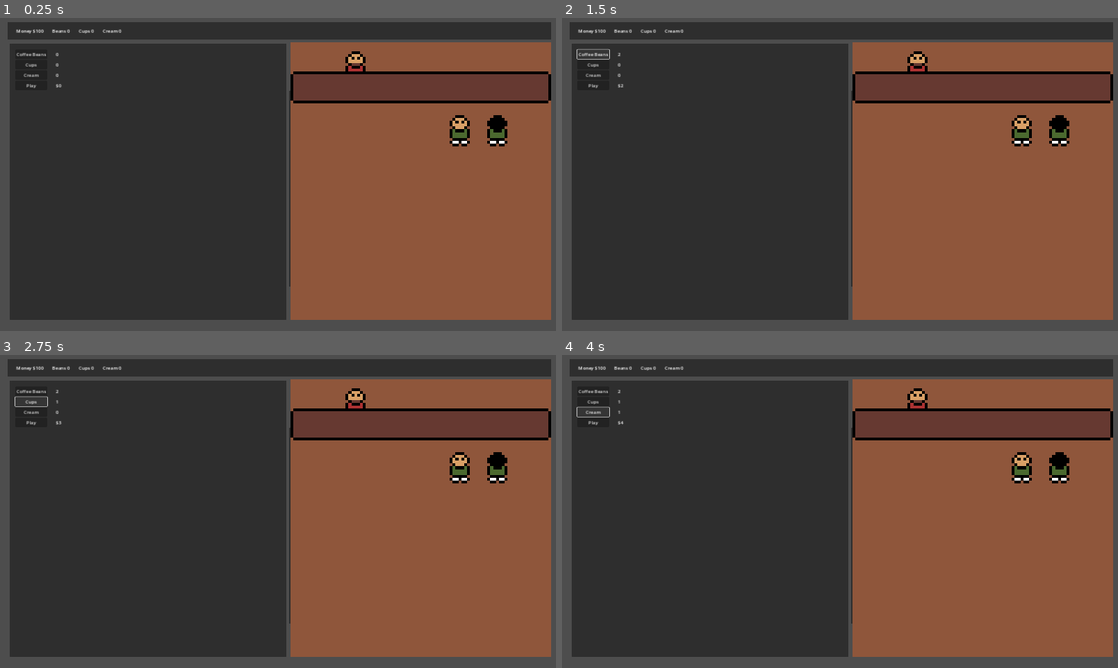
Above: before the commit, frames 1-4 (two rows, left to right).
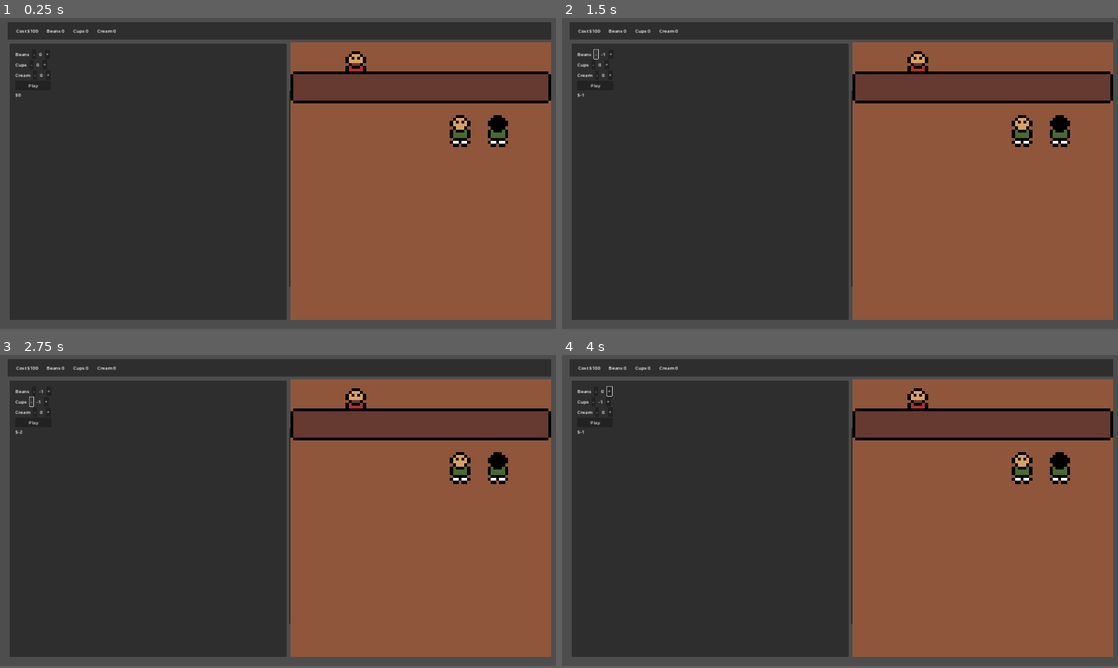
Above: after the commit, the same moments.

Repository: lbelchr/arpeggio
Game: Godot game, scene res://scenes/game/game.tscn
Two runs of this game, one before a commit and one after it. Both use one fixed random seed, a clock stepped at 60 frames per second and the inputs below.
Inputs (mouse positions are in pixels of both pictures, inside the frame that each line leads up to):
- Up to frame 1 (0.25 s): no input
- Up to frame 2 (1.5 s): click (595, 55) at 0.5 s, where only the run before the commit has a clickable "Coffee Beans"; click (595, 55) at 1.25 s, where only the run after the commit has a clickable "-"
- Up to frame 3 (2.75 s): click (33, 401) at 2 s, where only the run before the commit has a clickable "Cups"
- Up to frame 4 (4 s): click (612, 392) at 2.75 s, where only the run after the commit has a clickable "+"; click (595, 411) at 3.5 s, where only the run before the commit has a clickable "Cream"
In our replay, the window is 800x453 before the commit and 800x450 after it. These sizes can differ from the game's own. Grey fills any space a smaller window leaves; there, only what the larger window draws over its background counts as a difference.

The runs differ from the first frame. In frame 1, 0.4% of the frame differs, in the area x 2-92%, y 3-42%; in frame 2, 0.4%; in frame 3, 0.4%; in frame 4, 0.4%.

Commit message:
refactored menu and resources

Diff:
--- a/project.godot
+++ b/project.godot
@@ -18,7 +18,7 @@
 [display]
 
 window/size/viewport_width=1920
-window/size/viewport_height=1088
+window/size/viewport_height=1080
 window/stretch/mode="canvas_items"
 window/stretch/aspect="expand"
 
--- a/scenes/cafe/cafe.gd
+++ b/scenes/cafe/cafe.gd
@@ -10,7 +10,7 @@
 var customer_scene: PackedScene = preload("res://scenes/cafe/customer/customer.tscn")
 
 func _ready():
-	day_stats = Resources.new(0, 0, 0, 0)
+	day_stats = Resources.new(Resources.RESOURCE_TYPE.EMPTY)
 
 func _simulate_day():
 	print("Starting Day")
@@ -33,14 +33,13 @@
 	add_child(customer)
 
 
-func _receive_order(order_type):
-	var order: Resources = Resources.new(4, 1, 1, 1 if order_type == 1 else 0)
+func _receive_order(order: Drink):
 	## send to game
 	process_order.emit(order)
 	_track_order(order)
 
 
-func _track_order(order: Resources):
+func _track_order(order: Drink):
 	day_stats.cost += order.cost
 	day_stats.beans += order.beans
 	day_stats.cups += order.cups
--- a/scenes/cafe/customer/customer.gd
+++ b/scenes/cafe/customer/customer.gd
@@ -17,7 +17,7 @@
 	_randomize_order()
 
 # Called every frame. 'delta' is the elapsed time since the previous frame.
-func _process(delta):
+func _process(_delta):
 	if moving:
 		velocity.y = direction * speed
 		move_and_slide()
@@ -27,7 +27,7 @@
 
 func _order():
 	moving = false
-	order.emit(order_type)
+	order.emit(Drink.new(order_type))
 	$Timer.start()
 
 
--- a/scenes/game/game.gd
+++ b/scenes/game/game.gd
@@ -2,23 +2,27 @@
 
 signal start_day
 
-var resources = {"money": 100, "beans": 0, "cups": 0, "cream": 0}
+var resources = Resources.new(Resources.RESOURCE_TYPE.EMPTY)
+
+func _ready():
+	resources.cost = 100
 
 func _start_day(supplies: Resources):
 	# calculate supplies
-	resources.money -= supplies.cost
+	resources.cost -= supplies.cost
 	resources.beans += supplies.beans
 	resources.cups += supplies.cups
 	resources.cream += supplies.cream
 	start_day.emit()
 
 
-func _on_menus_play(supplies: Resources):
+func _on_menu_play(supplies: Resources):
+	print("start day")
 	_start_day(supplies)
 
 
-func _on_cafe_process_order(order: Resources):
-	resources.money += order.cost
+func _on_cafe_process_order(order: Drink):
+	resources.cost += order.cost
 	resources.beans -= order.beans
 	resources.cups -= order.cups
 	resources.cream -= order.cream
--- a/scenes/game/game.tscn
+++ b/scenes/game/game.tscn
@@ -1,11 +1,9 @@
-[gd_scene load_steps=9 format=3 uid="uid://bui6bib03bnhi"]
+[gd_scene load_steps=7 format=3 uid="uid://bui6bib03bnhi"]
 
 [ext_resource type="Script" path="res://scenes/game/game.gd" id="1_73b66"]
-[ext_resource type="PackedScene" uid="uid://cl3ude3d7x85d" path="res://scenes/ui/top_bar/resource_container/resource_container.tscn" id="2_ornm2"]
+[ext_resource type="PackedScene" uid="uid://cl3ude3d7x85d" path="res://scenes/ui/top_bar/resource_container.tscn" id="2_ornm2"]
 [ext_resource type="Script" path="res://scenes/ui/menu/menus.gd" id="3_mruq8"]
-[ext_resource type="Script" path="res://scenes/ui/menu/supplies/coffee_amount.gd" id="4_ag2f7"]
-[ext_resource type="Script" path="res://scenes/ui/menu/supplies/cups_amount.gd" id="5_raxyr"]
-[ext_resource type="Script" path="res://scenes/ui/menu/supplies/cream_amount.gd" id="6_5pgsx"]
+[ext_resource type="PackedScene" uid="uid://pfaq2ip4n74v" path="res://scenes/ui/menu/item_counter.tscn" id="4_5w1by"]
 [ext_resource type="Script" path="res://scenes/ui/menu/supplies/cost.gd" id="7_4n43s"]
 [ext_resource type="PackedScene" uid="uid://crdh1n80266xm" path="res://scenes/cafe/cafe.tscn" id="8_kab80"]
 
@@ -28,82 +26,64 @@
 layout_mode = 2
 theme_override_constants/separation = 30
 
-[node name="MoneyContainer" parent="CanvasLayer/TopBar/MarginContainer/HBoxContainer" node_paths=PackedStringArray("game_manager") instance=ExtResource("2_ornm2")]
+[node name="MoneyContainer" parent="CanvasLayer/TopBar/MarginContainer/HBoxContainer" node_paths=PackedStringArray("source") instance=ExtResource("2_ornm2")]
 layout_mode = 2
-game_manager = NodePath("../../../../..")
-resource_type = "money"
+source = NodePath("../../../../..")
 prefix = "$"
-label_text = "Money"
 
-[node name="BeansContainer" parent="CanvasLayer/TopBar/MarginContainer/HBoxContainer" node_paths=PackedStringArray("game_manager") instance=ExtResource("2_ornm2")]
+[node name="BeansContainer" parent="CanvasLayer/TopBar/MarginContainer/HBoxContainer" node_paths=PackedStringArray("source") instance=ExtResource("2_ornm2")]
 layout_mode = 2
-game_manager = NodePath("../../../../..")
-resource_type = "beans"
-label_text = "Beans"
+source = NodePath("../../../../..")
+type = 1
 
-[node name="CupsContainer" parent="CanvasLayer/TopBar/MarginContainer/HBoxContainer" node_paths=PackedStringArray("game_manager") instance=ExtResource("2_ornm2")]
+[node name="CupsContainer" parent="CanvasLayer/TopBar/MarginContainer/HBoxContainer" node_paths=PackedStringArray("source") instance=ExtResource("2_ornm2")]
 layout_mode = 2
-game_manager = NodePath("../../../../..")
-resource_type = "cups"
-label_text = "Cups"
+source = NodePath("../../../../..")
+type = 2
 
-[node name="CreamContainer" parent="CanvasLayer/TopBar/MarginContainer/HBoxContainer" node_paths=PackedStringArray("game_manager") instance=ExtResource("2_ornm2")]
+[node name="CreamContainer" parent="CanvasLayer/TopBar/MarginContainer/HBoxContainer" node_paths=PackedStringArray("source") instance=ExtResource("2_ornm2")]
 layout_mode = 2
-game_manager = NodePath("../../../../..")
-resource_type = "cream"
-label_text = "Cream"
+source = NodePath("../../../../..")
+type = 3
 
-[node name="Menu" type="PanelContainer" parent="CanvasLayer"]
+[node name="Menu" type="Node2D" parent="CanvasLayer"]
+script = ExtResource("3_mruq8")
+
+[node name="MenuContainer" type="PanelContainer" parent="CanvasLayer/Menu"]
 offset_left = 33.0
 offset_top = 94.0
 offset_right = 990.0
 offset_bottom = 1049.0
-script = ExtResource("3_mruq8")
 
-[node name="MarginContainer" type="MarginContainer" parent="CanvasLayer/Menu"]
+[node name="MarginContainer" type="MarginContainer" parent="CanvasLayer/Menu/MenuContainer"]
 layout_mode = 2
 theme_override_constants/margin_left = 20
 theme_override_constants/margin_top = 20
 
-[node name="GridContainer" type="GridContainer" parent="CanvasLayer/Menu/MarginContainer"]
+[node name="GridContainer" type="GridContainer" parent="CanvasLayer/Menu/MenuContainer/MarginContainer"]
 layout_mode = 2
 theme_override_constants/h_separation = 30
-columns = 2
 
-[node name="CoffeeButton" type="Button" parent="CanvasLayer/Menu/MarginContainer/GridContainer"]
+[node name="BeanCounter" parent="CanvasLayer/Menu/MenuContainer/MarginContainer/GridContainer" node_paths=PackedStringArray("source") instance=ExtResource("4_5w1by")]
 layout_mode = 2
-text = "Coffee Beans"
+source = NodePath("../../../..")
+type = 1
 
-[node name="Coffee Amount" type="Label" parent="CanvasLayer/Menu/MarginContainer/GridContainer"]
+[node name="CupCounter" parent="CanvasLayer/Menu/MenuContainer/MarginContainer/GridContainer" node_paths=PackedStringArray("source") instance=ExtResource("4_5w1by")]
 layout_mode = 2
-text = "0
-"
-script = ExtResource("4_ag2f7")
+source = NodePath("../../../..")
+type = 2
 
-[node name="CupsButton" type="Button" parent="CanvasLayer/Menu/MarginContainer/GridContainer"]
+[node name="CreamCounter" parent="CanvasLayer/Menu/MenuContainer/MarginContainer/GridContainer" node_paths=PackedStringArray("source") instance=ExtResource("4_5w1by")]
 layout_mode = 2
-text = "Cups"
+source = NodePath("../../../..")
+type = 3
 
-[node name="CupsAmount" type="Label" parent="CanvasLayer/Menu/MarginContainer/GridContainer"]
-layout_mode = 2
-text = "0"
-script = ExtResource("5_raxyr")
-
-[node name="CreamButton" type="Button" parent="CanvasLayer/Menu/MarginContainer/GridContainer"]
-layout_mode = 2
-text = "Cream"
-
-[node name="CreamAmount" type="Label" parent="CanvasLayer/Menu/MarginContainer/GridContainer"]
-layout_mode = 2
-text = "0
-"
-script = ExtResource("6_5pgsx")
-
-[node name="Play" type="Button" parent="CanvasLayer/Menu/MarginContainer/GridContainer"]
+[node name="Play" type="Button" parent="CanvasLayer/Menu/MenuContainer/MarginContainer/GridContainer"]
 layout_mode = 2
 text = "Play"
 
-[node name="Cost" type="Label" parent="CanvasLayer/Menu/MarginContainer/GridContainer"]
+[node name="Cost" type="Label" parent="CanvasLayer/Menu/MenuContainer/MarginContainer/GridContainer"]
 layout_mode = 2
 text = "$0"
 script = ExtResource("7_4n43s")
@@ -118,9 +98,12 @@
 position = Vector2(455, 314)
 
 [connection signal="start_day" from="." to="CanvasLayer/World/Cafe" method="_on_game_start_day"]
-[connection signal="play" from="CanvasLayer/Menu" to="." method="_on_menus_play"]
-[connection signal="button_down" from="CanvasLayer/Menu/MarginContainer/GridContainer/CoffeeButton" to="CanvasLayer/Menu" method="_on_coffee_button_button_down"]
-[connection signal="button_down" from="CanvasLayer/Menu/MarginContainer/GridContainer/CupsButton" to="CanvasLayer/Menu" method="_on_cups_button_button_down"]
-[connection signal="button_down" from="CanvasLayer/Menu/MarginContainer/GridContainer/CreamButton" to="CanvasLayer/Menu" method="_on_cream_button_button_down"]
-[connection signal="button_down" from="CanvasLayer/Menu/MarginContainer/GridContainer/Play" to="CanvasLayer/Menu" method="_on_play_button_down"]
+[connection signal="play" from="CanvasLayer/Menu" to="." method="_on_menu_play"]
+[connection signal="add_item" from="CanvasLayer/Menu/MenuContainer/MarginContainer/GridContainer/BeanCounter" to="CanvasLayer/Menu" method="_on_item_counter_add_item"]
+[connection signal="sub_item" from="CanvasLayer/Menu/MenuContainer/MarginContainer/GridContainer/BeanCounter" to="CanvasLayer/Menu" method="_on_item_counter_sub_item"]
+[connection signal="add_item" from="CanvasLayer/Menu/MenuContainer/MarginContainer/GridContainer/CupCounter" to="CanvasLayer/Menu" method="_on_item_counter_add_item"]
+[connection signal="sub_item" from="CanvasLayer/Menu/MenuContainer/MarginContainer/GridContainer/CupCounter" to="CanvasLayer/Menu" method="_on_item_counter_sub_item"]
+[connection signal="add_item" from="CanvasLayer/Menu/MenuContainer/MarginContainer/GridContainer/CreamCounter" to="CanvasLayer/Menu" method="_on_item_counter_add_item"]
+[connection signal="sub_item" from="CanvasLayer/Menu/MenuContainer/MarginContainer/GridContainer/CreamCounter" to="CanvasLayer/Menu" method="_on_item_counter_sub_item"]
+[connection signal="button_down" from="CanvasLayer/Menu/MenuContainer/MarginContainer/GridContainer/Play" to="CanvasLayer/Menu" method="_on_play_button_down"]
 [connection signal="process_order" from="CanvasLayer/World/Cafe" to="." method="_on_cafe_process_order"]
--- /dev/null
+++ b/scenes/ui/menu/item_counter.tscn
@@ -0,0 +1,30 @@
+[gd_scene load_steps=2 format=3 uid="uid://pfaq2ip4n74v"]
+
+[ext_resource type="Script" path="res://src/counter.gd" id="1_x0uck"]
+
+[node name="ItemCounter" type="HBoxContainer" node_paths=PackedStringArray("counter", "child_label")]
+offset_right = 40.0
+offset_bottom = 40.0
+theme_override_constants/separation = 10
+script = ExtResource("1_x0uck")
+counter = NodePath("Counter")
+child_label = NodePath("Label")
+
+[node name="Label" type="Label" parent="."]
+layout_mode = 2
+text = "Item Counter"
+
+[node name="SubtractButton" type="Button" parent="."]
+layout_mode = 2
+text = "-"
+
+[node name="Counter" type="Label" parent="."]
+layout_mode = 2
+text = "0"
+
+[node name="AddButton" type="Button" parent="."]
+layout_mode = 2
+text = "+"
+
+[connection signal="button_down" from="SubtractButton" to="." method="_on_subtract_button_button_down"]
+[connection signal="button_down" from="AddButton" to="." method="_on_add_button_button_down"]
--- a/scenes/ui/menu/menus.gd
+++ b/scenes/ui/menu/menus.gd
@@ -1,26 +1,18 @@
-extends PanelContainer
+extends Node2D
 
-signal play(supplies: Resources)
-var supplies: Resources
+signal play(resources: Resources)
+var resources: Resources
 
 func _ready():
-	supplies = Resources.new(0, 0, 0, 0)
+	resources = Resources.new(Resources.RESOURCE_TYPE.EMPTY)
+
+func _on_play_button_down():
+	play.emit(resources)
 
 
-func _on_coffee_button_button_down():
-	supplies.beans += 1
-	supplies.cost += 1
+func _on_item_counter_add_item(add_resource: Resources):
+	resources._add(add_resource)
 
 
-func _on_cups_button_button_down():
-	supplies.cups += 1
-	supplies.cost += 1
-
-
-func _on_cream_button_button_down():
-	supplies.cream += 1
-	supplies.cost += 1
-
-
-func _on_play_button_down():
-	play.emit(supplies)
+func _on_item_counter_sub_item(sub_resource):
+	resources._sub(sub_resource)
--- a/scenes/ui/menu/supplies/coffee_amount.gd
+++ /dev/null
@@ -1,6 +0,0 @@
-extends Label
-
-
-# Called every frame. 'delta' is the elapsed time since the previous frame.
-func _process(delta):
-	text = str($"../../..".supplies.beans)
--- a/scenes/ui/menu/supplies/cost.gd
+++ b/scenes/ui/menu/supplies/cost.gd
@@ -2,5 +2,5 @@
 
 
 # Called every frame. 'delta' is the elapsed time since the previous frame.
-func _process(delta):
-	text = "$" + str($"../../..".supplies.cost)
+func _process(_delta):
+	text = "$" + str($"../../../..".resources.cost)
--- a/scenes/ui/menu/supplies/cream_amount.gd
+++ /dev/null
@@ -1,6 +0,0 @@
-extends Label
-
-
-# Called every frame. 'delta' is the elapsed time since the previous frame.
-func _process(delta):
-	text = str($"../../..".supplies.cream)
--- a/scenes/ui/menu/supplies/cups_amount.gd
+++ /dev/null
@@ -1,5 +0,0 @@
-extends Label
-
-
-func _process(delta):
-	text = str($"../../..".supplies.cups)
--- /dev/null
+++ b/scenes/ui/top_bar/resource_container.tscn
@@ -0,0 +1,20 @@
+[gd_scene load_steps=2 format=3 uid="uid://cl3ude3d7x85d"]
+
+[ext_resource type="Script" path="res://src/counter.gd" id="1_ku5o3"]
+
+[node name="ResourceContainer" type="HBoxContainer" node_paths=PackedStringArray("counter", "child_label")]
+script = ExtResource("1_ku5o3")
+counter = NodePath("Counter")
+child_label = NodePath("Label")
+
+[node name="Label" type="Label" parent="."]
+layout_mode = 2
+size_flags_horizontal = 3
+text = "Label:
+"
+
+[node name="Counter" type="Label" parent="."]
+layout_mode = 2
+size_flags_horizontal = 3
+text = "0
+"
--- a/scenes/ui/top_bar/resource_container/child_label.gd
+++ /dev/null
@@ -1,6 +0,0 @@
-extends Label
-
-@onready var parent: HBoxContainer = $".."
-
-func _process(delta):
-	text = parent.label_text
--- a/scenes/ui/top_bar/resource_container/resource_container.tscn
+++ /dev/null
@@ -1,20 +0,0 @@
-[gd_scene load_steps=3 format=3 uid="uid://cl3ude3d7x85d"]
-
-[ext_resource type="Script" path="res://scenes/ui/top_bar/resource_container/resource_counter.gd" id="1_73bep"]
-[ext_resource type="Script" path="res://scenes/ui/top_bar/resource_container/child_label.gd" id="2_fawl8"]
-
-[node name="ResourceContainer" type="HBoxContainer"]
-script = ExtResource("1_73bep")
-
-[node name="Label" type="Label" parent="."]
-layout_mode = 2
-size_flags_horizontal = 3
-text = "Label:
-"
-script = ExtResource("2_fawl8")
-
-[node name="Counter" type="Label" parent="."]
-layout_mode = 2
-size_flags_horizontal = 3
-text = "0
-"
--- a/scenes/ui/top_bar/resource_container/resource_counter.gd
+++ /dev/null
@@ -1,11 +0,0 @@
-extends HBoxContainer
-
-@export var game_manager: Node2D
-@export var resource_type: String
-@export var prefix: String
-@export var label_text: String
-
-@onready var counter: Label = $Counter
-
-func _process(delta):
-	counter.text = prefix + str(game_manager.resources[resource_type])
--- /dev/null
+++ b/src/counter.gd
@@ -0,0 +1,23 @@
+extends Node
+
+@export var source: Node2D
+@export var prefix: String
+@export var type: Resources.RESOURCE_TYPE
+
+@export var counter: Label
+@export var child_label: Label
+
+signal add_item(add_resource: Resources)
+signal sub_item(sub_resource: Resources)
+
+func _process(_delta):
+	counter.text = prefix + str(source.resources._get_by_type(type))
+	child_label.text = Resources._get_label(type)
+
+
+func _on_add_button_button_down():
+	add_item.emit(Resources.new(type))
+
+
+func _on_subtract_button_button_down():
+	sub_item.emit(Resources.new(type))
--- /dev/null
+++ b/src/drink.gd
@@ -0,0 +1,22 @@
+extends Node
+
+class_name Drink
+
+enum DRINK_TYPE { BLACK_COFFEE, BROWN_COFFEE}
+
+var cost: int
+var beans: int
+var cups: int
+var cream: int
+
+func _init(drink_type: DRINK_TYPE):
+    match drink_type:
+        DRINK_TYPE.BLACK_COFFEE:
+            cost = 4
+            beans = 1
+            cups = 1
+        DRINK_TYPE.BROWN_COFFEE:
+            cost = 4
+            beans = 1
+            cups = 1
+            cream = 1
--- a/src/resources.gd
+++ b/src/resources.gd
@@ -2,19 +2,70 @@
 
 class_name Resources
 
-var cost: int
-var beans: int
-var cups: int
-var cream: int
+enum RESOURCE_TYPE { COST, BEANS, CUPS, CREAM, EMPTY }
 
-func _init(cost_arg: int, beans_arg: int, cups_arg: int, cream_arg: int):
-	cost = cost_arg
-	beans = beans_arg
-	cups = cups_arg
-	cream = cream_arg
+var cost: int = 0
+var beans: int = 0
+var cups: int = 0
+var cream: int = 0
+
+func _init(resource_type: RESOURCE_TYPE):
+	match resource_type:
+		RESOURCE_TYPE.BEANS:
+			beans = 1
+			cost = 1
+		RESOURCE_TYPE. CUPS:
+			cups = 1
+			cost = 1
+		RESOURCE_TYPE.CREAM:
+			cream = 1
+			cost = 1
+		RESOURCE_TYPE.EMPTY:
+			pass;
 
 func _reset():
 	cost = 0
 	beans = 0
 	cups = 0
 	cream = 0
+
+func _add(add_resource: Resources):
+	cost += add_resource.cost
+	beans += add_resource.beans
+	cups += add_resource.cups
+	cream += add_resource.cream
+
+func _sub(add_resource: Resources):
+	cost -= add_resource.cost
+	beans -= add_resource.beans
+	cups -= add_resource.cups
+	cream -= add_resource.cream
+
+func _get_by_type(type: RESOURCE_TYPE) -> int:
+	match type:
+		RESOURCE_TYPE.COST:
+			return cost
+		RESOURCE_TYPE.BEANS:
+			return beans
+		RESOURCE_TYPE.CUPS:
+			return cups
+		RESOURCE_TYPE.CREAM:
+			return cream
+		RESOURCE_TYPE.EMPTY:
+			return 0
+	return 0
+
+
+static func _get_label(type: RESOURCE_TYPE) -> String:
+	match type:
+		RESOURCE_TYPE.COST:
+			return "Cost"
+		RESOURCE_TYPE.BEANS:
+			return "Beans"
+		RESOURCE_TYPE.CUPS:
+			return "Cups"
+		RESOURCE_TYPE.CREAM:
+			return "Cream"
+		RESOURCE_TYPE.EMPTY:
+			return ""
+	return ""
